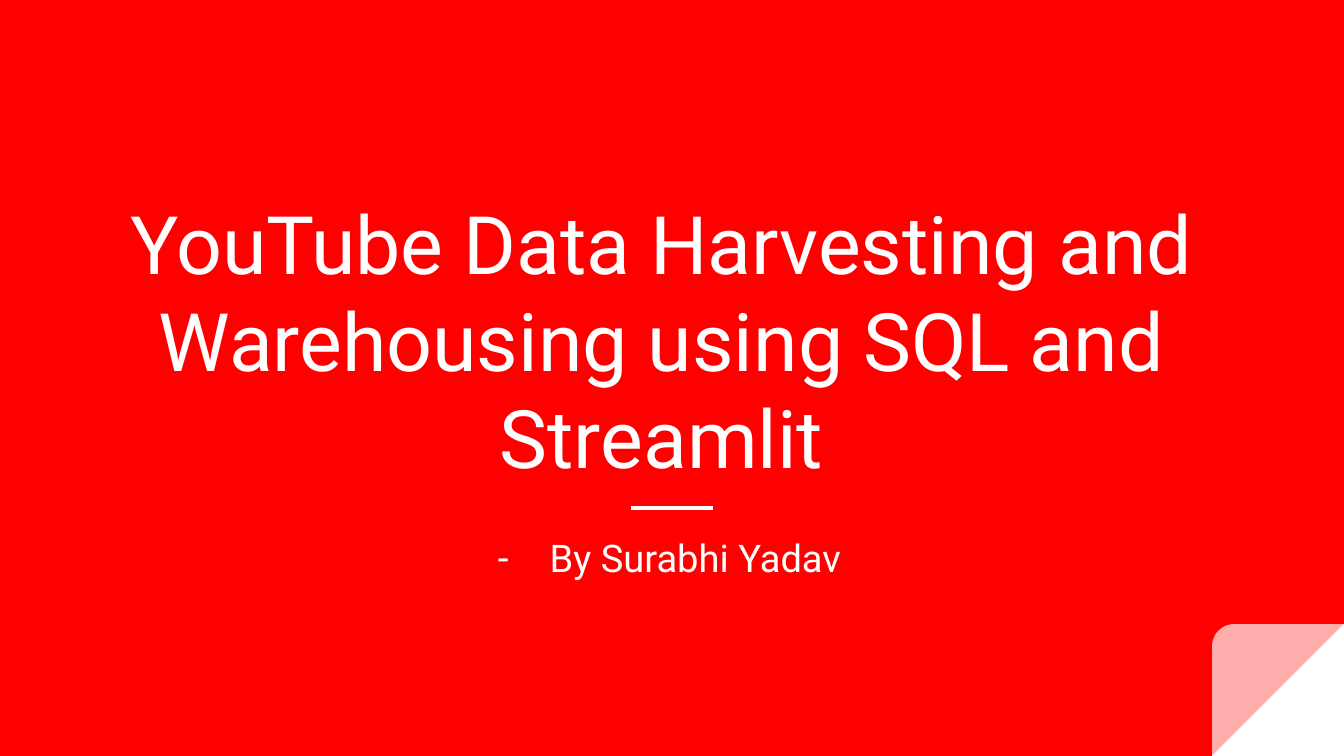
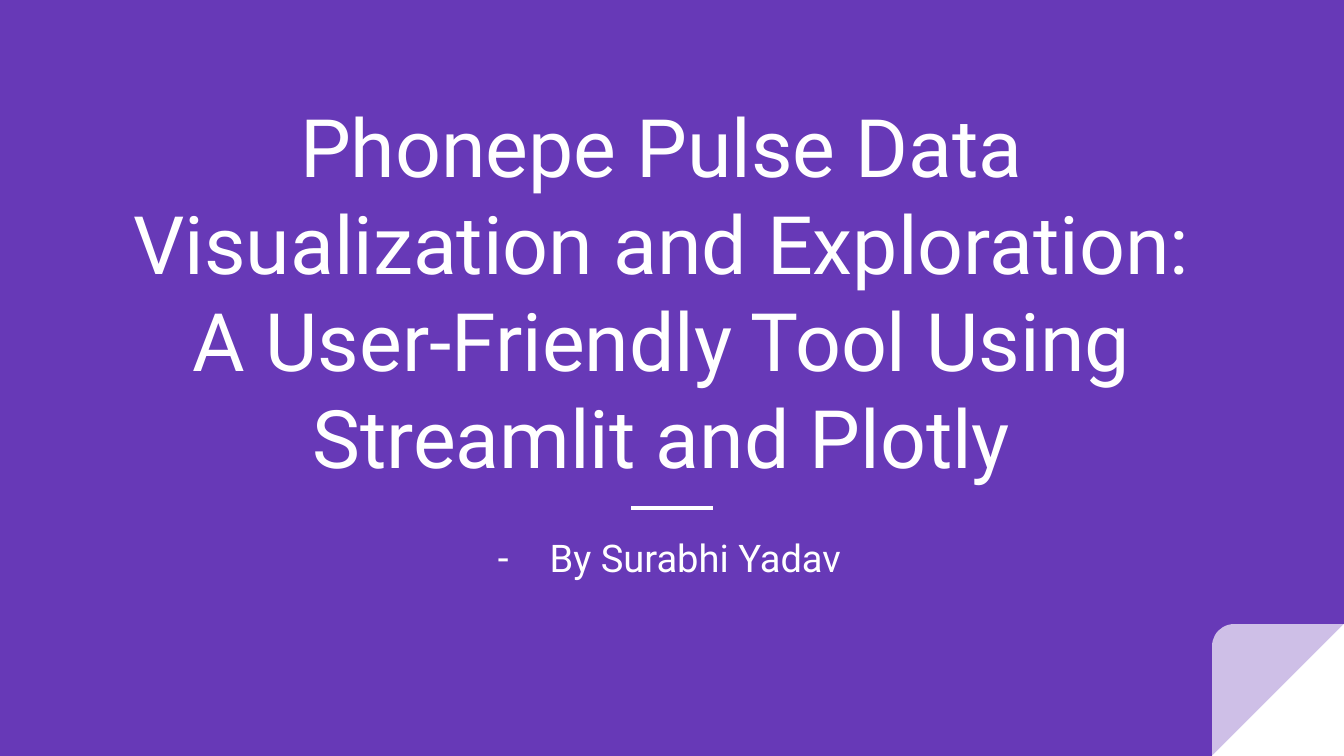
Before and after one commit to surabhi0901/phonepe_pulse_data_visualization_and_exploration, a slide deck: slide 1 of project-overview.pptx. Drawn at 1344x756 pixels with LibreOffice and Linux fonts; fonts in the diff are those of the drawing. Boxes give left, top, right and bottom in pixels: in the first picture for what was removed or moved away, otherwise in the second. Text is boxed around its words. In the diff, an @@ line names an element or a change of style, - is before the commit and + after.

```diff
--- a/project-overview.pptx
+++ b/project-overview.pptx
@@ background #FF0000 to #6739B7 @@
@@ title at bbox=[133, 213, 1189, 485]: text changed @@
-YouTube Data Harvesting and Warehousing using SQL and Streamlit
+Phonepe Pulse Data Visualization and Exploration:
+A User-Friendly Tool Using Streamlit and Plotly
```
Also in this commit, not shown: 8 other slides changed, 2 slides added, 3 slides removed.
